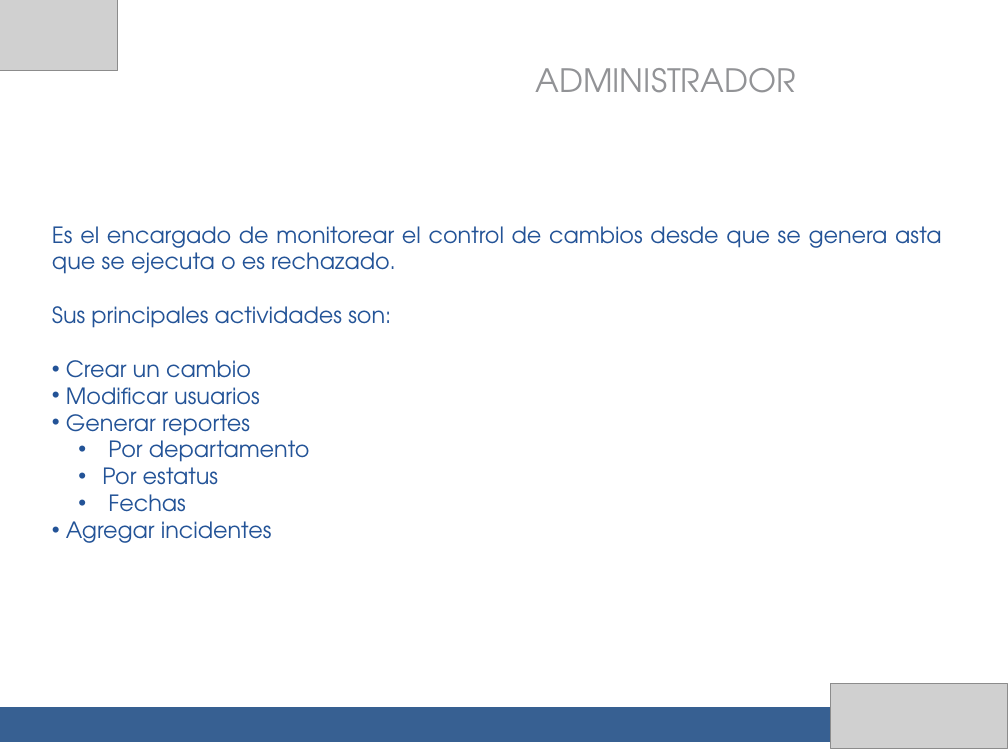
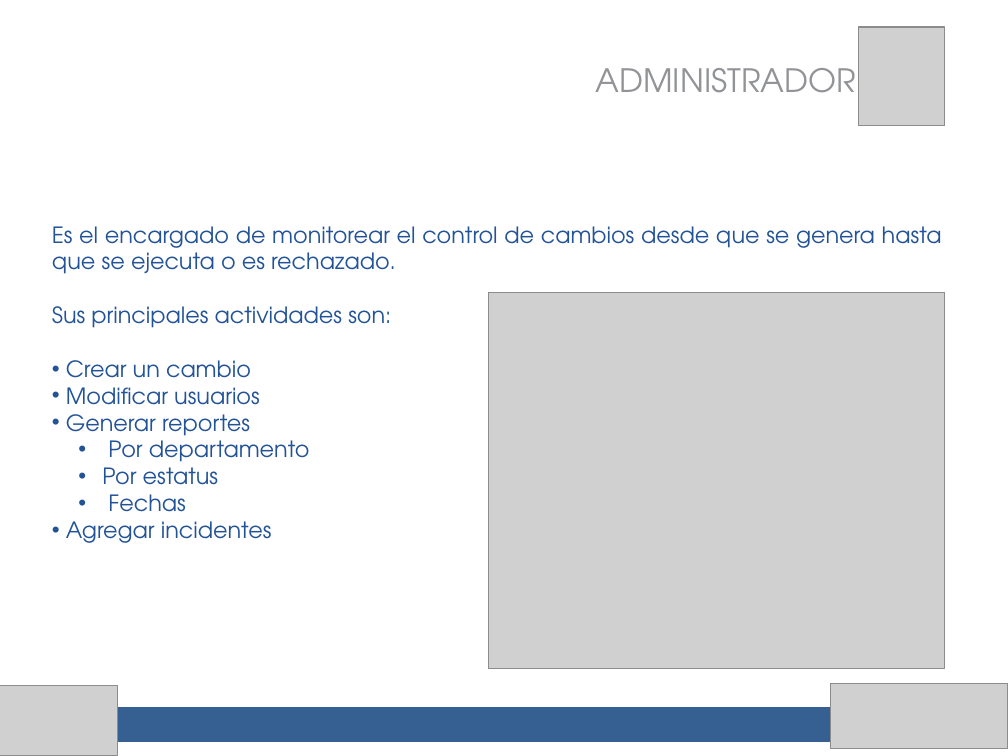
Before and after one commit to migreyes30/clinicaempresarial, a slide deck: slide 8 of presentacion final/Control de cambios.pptx (slide 9 before the commit). Drawn at 1008x756 pixels with LibreOffice and Linux fonts; fonts in the diff are those of the drawing; grey boxes stand for pictures. Boxes give left, top, right and bottom in pixels: in the first picture for what was removed or moved away, otherwise in the second. Text is boxed around its words. In the diff, an @@ line names an element or a change of style, - is before the commit and + after.

```diff
--- a/presentacion final/Control de cambios.pptx
+++ b/presentacion final/Control de cambios.pptx
@@ picture added at (859,27,946,126) @@
@@ text "ADMINISTRADOR": place and size @@
-text "ADMINISTRADOR" at (535,68,795,93)
+text "ADMINISTRADOR" at (595,68,855,93)
@@ text at (52,226,942,274): text changed @@
-Es el encargado de monitorear el control de cambios desde que se genera asta que se ejecuta o es rechazado.
+Es el encargado de monitorear el control de cambios desde que se genera hasta que se ejecuta o es rechazado.
@@ picture added at (488,292,944,668) @@
@@ picture: place and size @@
-picture at (0,0,118,71)
+picture at (0,685,118,756)
```
Also in this commit, not shown: 19 other slides changed, 7 slides added, 7 slides removed, 1 other file.
